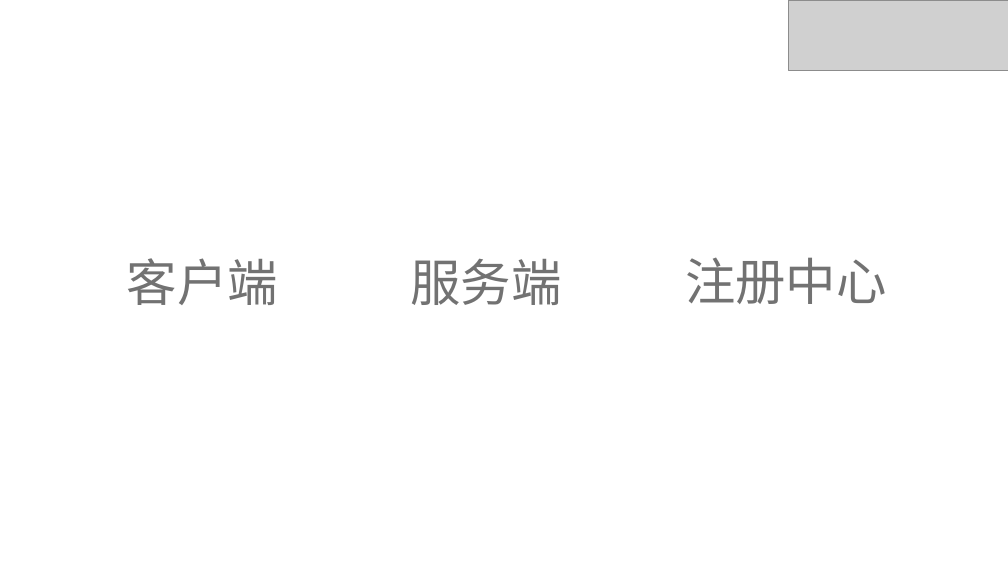
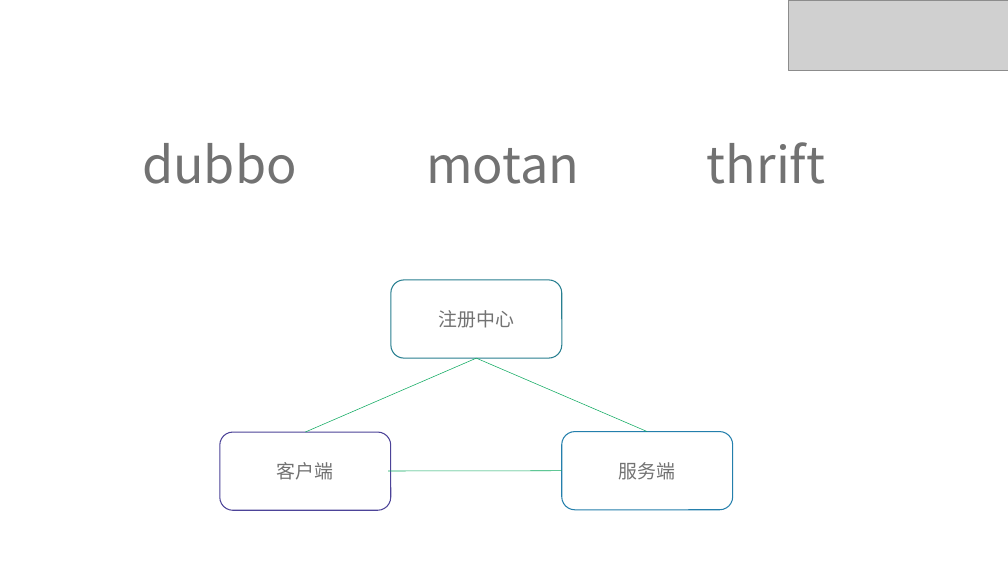
Before and after one commit to ivaneye/ivaneye.github.com, a slide deck: slide 2 of source/ppt/work/焦点服务化框架Hydra的演变-王一帆.pptx (slide 3 before the commit). Drawn at 1008x567 pixels with LibreOffice and Linux fonts; fonts in the diff are those of the drawing; grey boxes stand for pictures. Boxes give left, top, right and bottom in pixels: in the first picture for what was removed or moved away, otherwise in the second. Text is boxed around its words. In the diff, an @@ line names an element or a change of style, - is before the commit and + after.

Commit message:
ppt

```diff
--- a/source/ppt/work/焦点服务化框架Hydra的演变-王一帆.pptx
+++ b/source/ppt/work/焦点服务化框架Hydra的演变-王一帆.pptx
@@ text added at (142, 143, 297, 184), 48 pt, text #727272 @@
+dubbo
@@ text added at (426, 148, 579, 184), 48 pt, text #727272 @@
+motan
@@ text added at (707, 142, 825, 184), 48 pt, text #727272 @@
+thrift
@@ rounded rectangle "注册中心": place and size @@
-rounded rectangle "注册中心" at (685, 257, 887, 304)
+rounded rectangle "注册中心" at (391, 280, 562, 358)
@@ rounded rectangle "注册中心" at (391, 280, 562, 358): size 48 to 18 pt, font Noto Sans CJK SC to Calibri; line spacing 0.9 to 1; outline none to #287F90 1 pt @@
@@ line added from (306, 433) to (476, 358), #0BA95F 0.5 pt @@
@@ line added from (476, 358) to (647, 432), #0BA95F 0.5 pt @@
@@ rounded rectangle "客户端": place and size @@
-rounded rectangle "客户端" at (127, 258, 278, 305)
+rounded rectangle "客户端" at (220, 433, 391, 510)
@@ rounded rectangle "客户端" at (220, 433, 391, 510): size 48 to 18 pt, font Noto Sans CJK SC to Calibri; line spacing 0.9 to 1; outline none to #4C4398 1 pt @@
@@ rounded rectangle "服务端": place and size @@
-rounded rectangle "服务端" at (410, 259, 561, 305)
+rounded rectangle "服务端" at (562, 432, 733, 510)
@@ rounded rectangle "服务端" at (562, 432, 733, 510): size 48 to 18 pt, font Noto Sans CJK SC to Calibri; line spacing 0.9 to 1; outline none to #247FAC 1 pt @@
@@ line added from (388, 471) to (562, 471), #0BA95F 0.5 pt @@
```
Also in this commit, not shown: 1 slide removed.
